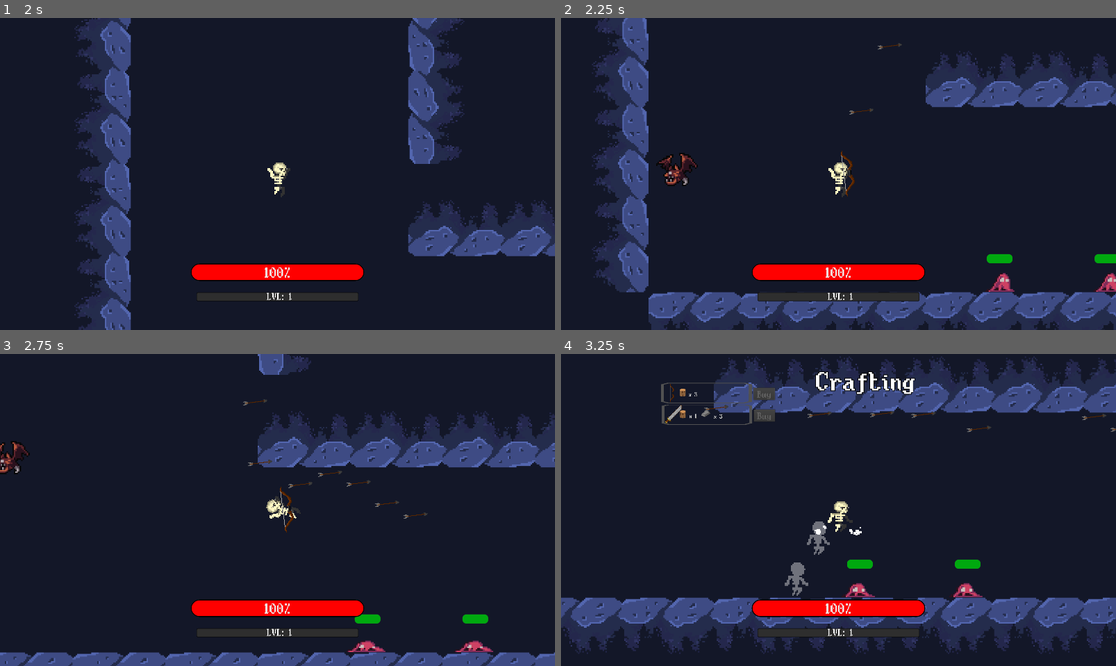
Above: before the commit, frames 1-4 (two rows, left to right).
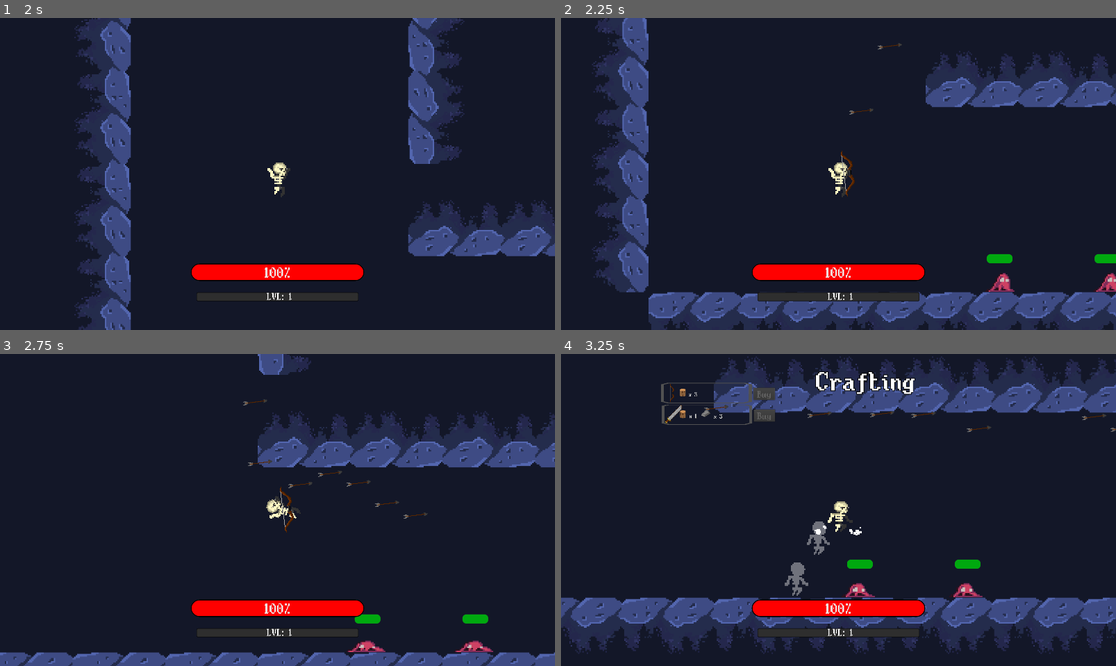
Above: after the commit, the same moments.

Repository: notfennecks/Cryptic-Crusade
Game: Godot game, scene res://Scenes/UI/Menu.tscn
The game is run twice, just before and just after one commit, with the same random seed, the same clock (stepped at 60 frames per second) and the same inputs.
Inputs (mouse positions are in pixels of both pictures, inside the frame that each line leads up to):
- Up to frame 1 (2 s): click "Start Game" at 0.5 s; click "Start Game" at 1.25 s
- Up to frame 2 (2.25 s): move the mouse to (960, 158) at 2.02 s; press the mouse at (960, 158) at 2.03 s; hold D (right) from 2.03 s (still down)
- Up to frame 3 (2.75 s): keep holding D (right); tap Space (jump) at 2.27 s
- Up to frame 4 (3.25 s): keep holding D (right); move the mouse to (727, 525) at 2.77 s; release the mouse at (727, 525) at 2.78 s; tap Tab (crafting) at 2.85 s; tap Space (jump) at 3.02 s

Frame 1 is identical in both runs. In frame 2, 0.3% of the frame differs, in the area x 17-25%, y 43-54%; in frame 3, 0.3%; in frame 4, nothing differs.

Commit message:
Bat AI again

Diff:
--- a/GodotProject/Scenes/AI/Bat.gd
+++ b/GodotProject/Scenes/AI/Bat.gd
@@ -1,8 +1,4 @@
 extends KinematicBody2D
-
-
-export (int) var speed  #Export varaible for run speed.
-export (int) var gravity  #Export variable applied gravity.
 
 var velocity = Vector2()  #Sets variable with name "velocity" to empty Vector2().
 var facing = 1  #Variaalbe for storing enemey direction.
@@ -20,18 +16,17 @@
 var spawn_center  #Varialbe for storing center of spawn area in which resources can spaawn in.
 var rand_position = Vector2(0, 0)  #Variable that will store a random position. Set to empty Vector2() at start to prevent errors.
 
-onready var player = get_parent().get_node("Player")
+onready var player = get_parent().get_parent().get_parent().get_node("Player")
+onready var level = get_parent().get_parent().get_parent()
 
 func _ready():  #Runs this function when the scene is loaded.
 	emit_signal("updated_enemy_health", health)  #Emits a signal to update the enemy's health.
 	$Bat/AnimationPlayer.play("Fly")  #Plays the enemies "Run" animation
-	connect("resource_dropped", get_parent(), "drop_resources")  #Connects the "resource_dropped" signal to its parent (Level1-1 tree node).
+	connect("resource_dropped", level, "drop_resources")  #Connects the "resource_dropped" signal to its parent (Level1-1 tree node).
 	#The signal is connect to Level1-1's "drop_resources" function.
 	connect("updated_enemy_health", $HealthBar, "_on_Slime_updated_enemy_health")
 
 func _physics_process(delta):  #Function that runs every frame to apply the enemy's physics.
-	velocity.y += gravity * delta  #Sets enemy's gravity. Multiply by delta so that gravity magnitude is affected by framerate.
-	velocity.x = facing * speed  #Stores enemy movement either left or right (facing) by speed (defined by exported variable).
 	velocity = move_and_slide(velocity,Vector2(0,-1))  #This is used to apply actual movement of enemy via move_and_slide().
 	for idx in range(get_slide_count()):  #Loops the amount of times the body has collided or changed direction in last call to move_and_slide().
 		var collision = get_slide_collision(idx)  #Sets info about last collision in move_and_slide() to variable named "collision".
@@ -40,22 +35,22 @@
 			velocity.y = -100  #Turn the y velocity to -100. So the enemy gives a little jump when it reverses direction.
 
 func take_damage():  #Function for applying damage to enemy.
+	spawn_center = $ResourceSpawnArea.global_position
+	spawn_area = $ResourceSpawnArea/CollisionShape2D.shape.extents
 	health -= 1  #Take away 1 health from enemy.
 	emit_signal("updated_enemy_health", health)  #Emit signal "updated_health" with the current health value.
 	if health == 0:  #If health is 0.
-		Global.player.gain_experience(5)
+		player.gain_experience(5)
 		emit_signal("resource_dropped", Wood, randi() % 3, Iron, randi() % 3, spawn_center, spawn_area)  #Emitted signal used for spawning dropped resources.
 		invincible = true  #Sets enemy to invincible so you cannot get more resources than intended from enemy.
 		set_physics_process(false)  #Stops enemy's physics process.
 		$Bat/AnimationPlayer.play("Die")  #Play enemy "Death" animation.
-
 
 func _on_AreaDamage_body_entered(body):
 	var target = body
 	if target.name == "Player":
 		target.update_health(damage)
 
-
 func _on_AnimationPlayer_animation_finished(anim_name):
 	if anim_name == "Die":
 		queue_free()
--- a/GodotProject/Scenes/AI/Bat.tscn
+++ b/GodotProject/Scenes/AI/Bat.tscn
@@ -1,10 +1,10 @@
-[gd_scene load_steps=10 format=2]
+[gd_scene load_steps=11 format=2]
 
 [ext_resource path="res://Scenes/AI/Bat.gd" type="Script" id=1]
 [ext_resource path="res://Scenes/Collectibles/WoodCollectible.tscn" type="PackedScene" id=2]
 [ext_resource path="res://Scenes/Collectibles/IronCollectible.tscn" type="PackedScene" id=3]
-[ext_resource path="res://assets/RoyaltyFreeAssets/BatEnemy/BatFly.png" type="Texture" id=4]
-[ext_resource path="res://assets/RoyaltyFreeAssets/BatEnemy/BatDie.png" type="Texture" id=5]
+[ext_resource path="res://assets/RoyaltyFreeAssets/BatEnemy/BatDie.png" type="Texture" id=4]
+[ext_resource path="res://assets/RoyaltyFreeAssets/BatEnemy/BatFly.png" type="Texture" id=5]
 
 [sub_resource type="CircleShape2D" id=4]
 radius = 18.5286
@@ -12,7 +12,6 @@
 [sub_resource type="Animation" id=1]
 resource_name = "Die"
 length = 0.5
-loop = true
 tracks/0/type = "value"
 tracks/0/path = NodePath(".:texture")
 tracks/0/interp = 1
@@ -52,7 +51,6 @@
 
 [sub_resource type="Animation" id=2]
 resource_name = "Fly"
-length = 0.5
 loop = true
 tracks/0/type = "value"
 tracks/0/path = NodePath(".:texture")
@@ -94,6 +92,9 @@
 [sub_resource type="CircleShape2D" id=3]
 radius = 20.1995
 
+[sub_resource type="RectangleShape2D" id=5]
+extents = Vector2( 17.6455, 18.3695 )
+
 [node name="Bat" type="KinematicBody2D" groups=[
 "enemies",
 ]]
@@ -108,8 +109,8 @@
 
 [node name="Bat" type="Sprite" parent="."]
 texture = ExtResource( 4 )
-hframes = 6
-frame = 2
+hframes = 5
+frame = 3
 
 [node name="AnimationPlayer" type="AnimationPlayer" parent="Bat"]
 anims/Die = SubResource( 1 )
@@ -117,5 +118,10 @@
 
 [node name="BatCollision" type="CollisionShape2D" parent="."]
 shape = SubResource( 3 )
+
+[node name="ResourceSpawnArea" type="Area2D" parent="."]
+
+[node name="CollisionShape2D" type="CollisionShape2D" parent="ResourceSpawnArea"]
+shape = SubResource( 5 )
 [connection signal="body_entered" from="AreaDamage" to="." method="_on_AreaDamage_body_entered"]
 [connection signal="animation_finished" from="Bat/AnimationPlayer" to="." method="_on_AnimationPlayer_animation_finished"]
--- a/GodotProject/Scenes/AI/BatAI.gd
+++ b/GodotProject/Scenes/AI/BatAI.gd
@@ -7,4 +7,3 @@
 
 func _process(delta):
 	follow.set_offset(follow.get_offset() + 150 * delta)
-	print(follow.get_offset())
--- a/GodotProject/Scenes/AI/BatAI.tscn
+++ b/GodotProject/Scenes/AI/BatAI.tscn
@@ -18,5 +18,3 @@
 
 [node name="Bat" parent="BatPathFollow" instance=ExtResource( 2 )]
 position = Vector2( 11.5759, 9.2843 )
-speed = 0
-gravity = 0
--- a/GodotProject/Scenes/AI/Slime.tscn
+++ b/GodotProject/Scenes/AI/Slime.tscn
@@ -3,8 +3,8 @@
 [ext_resource path="res://Scripts/AI/Slime.gd" type="Script" id=1]
 [ext_resource path="res://Scenes/Collectibles/WoodCollectible.tscn" type="PackedScene" id=2]
 [ext_resource path="res://Scenes/Collectibles/IronCollectible.tscn" type="PackedScene" id=3]
-[ext_resource path="res://assets/RoyaltyFreeAssets/SlimeEnemy/SlimeRun.png" type="Texture" id=4]
-[ext_resource path="res://assets/RoyaltyFreeAssets/SlimeEnemy/SlimeDeath.png" type="Texture" id=5]
+[ext_resource path="res://assets/RoyaltyFreeAssets/SlimeEnemy/SlimeDeath.png" type="Texture" id=4]
+[ext_resource path="res://assets/RoyaltyFreeAssets/SlimeEnemy/SlimeRun.png" type="Texture" id=5]
 [ext_resource path="res://Scenes/UI/HealthBar.tscn" type="PackedScene" id=6]
 
 [sub_resource type="Animation" id=1]
@@ -111,8 +111,8 @@
 
 [node name="Sprite" type="Sprite" parent="."]
 texture = ExtResource( 4 )
-hframes = 6
-frame = 1
+hframes = 7
+frame = 5
 
 [node name="AnimationPlayer" type="AnimationPlayer" parent="Sprite"]
 anims/Death = SubResource( 1 )
--- a/GodotProject/Scenes/Levels/Level1-1.tscn
+++ b/GodotProject/Scenes/Levels/Level1-1.tscn
@@ -9,7 +9,6 @@
 [ext_resource path="res://Scenes/Player.tscn" type="PackedScene" id=7]
 [ext_resource path="res://Scenes/AI/Slime.tscn" type="PackedScene" id=8]
 [ext_resource path="res://Scenes/AI/BatAI.tscn" type="PackedScene" id=9]
-[ext_resource path="res://Scenes/AI/Bat.tscn" type="PackedScene" id=10]
 
 [node name="Level1-1" type="Node2D"]
 script = ExtResource( 1 )
@@ -64,6 +63,6 @@
 
 [node name="BatPath" parent="." instance=ExtResource( 9 )]
 position = Vector2( 419, -400 )
+[connection signal="shoot" from="Player" to="." method="_on_Player_shoot"]
 
-[node name="Bat" parent="." instance=ExtResource( 10 )]
-[connection signal="shoot" from="Player" to="." method="_on_Player_shoot"]
+[editable path="BatPath"]
--- a/GodotProject/Scripts/AI/Slime.gd
+++ b/GodotProject/Scripts/AI/Slime.gd
@@ -53,7 +53,7 @@
 		$Sprite/AnimationPlayer.play("Death")  #Play enemy "Death" animation.
 
 func _on_AnimationPlayer_animation_finished(anim_name):  #When the animation player finishes an animation.
-	if anim_name == "Death":  #If the animation name is "Death".
+	if anim_name == "Death": #If the animation name is "Death".
 		queue_free()  #Delete enemy.
 
 func _on_DamageArea_body_entered(body):
Not shown: 2 places in GodotProject/Scenes/AI/Bat.tscn that only renumber resources
Not shown: 2 places in GodotProject/Scenes/AI/Slime.tscn that only renumber resources
Not shown: 1 places in GodotProject/Scenes/Levels/Level1-1.tscn that only renumber resources
